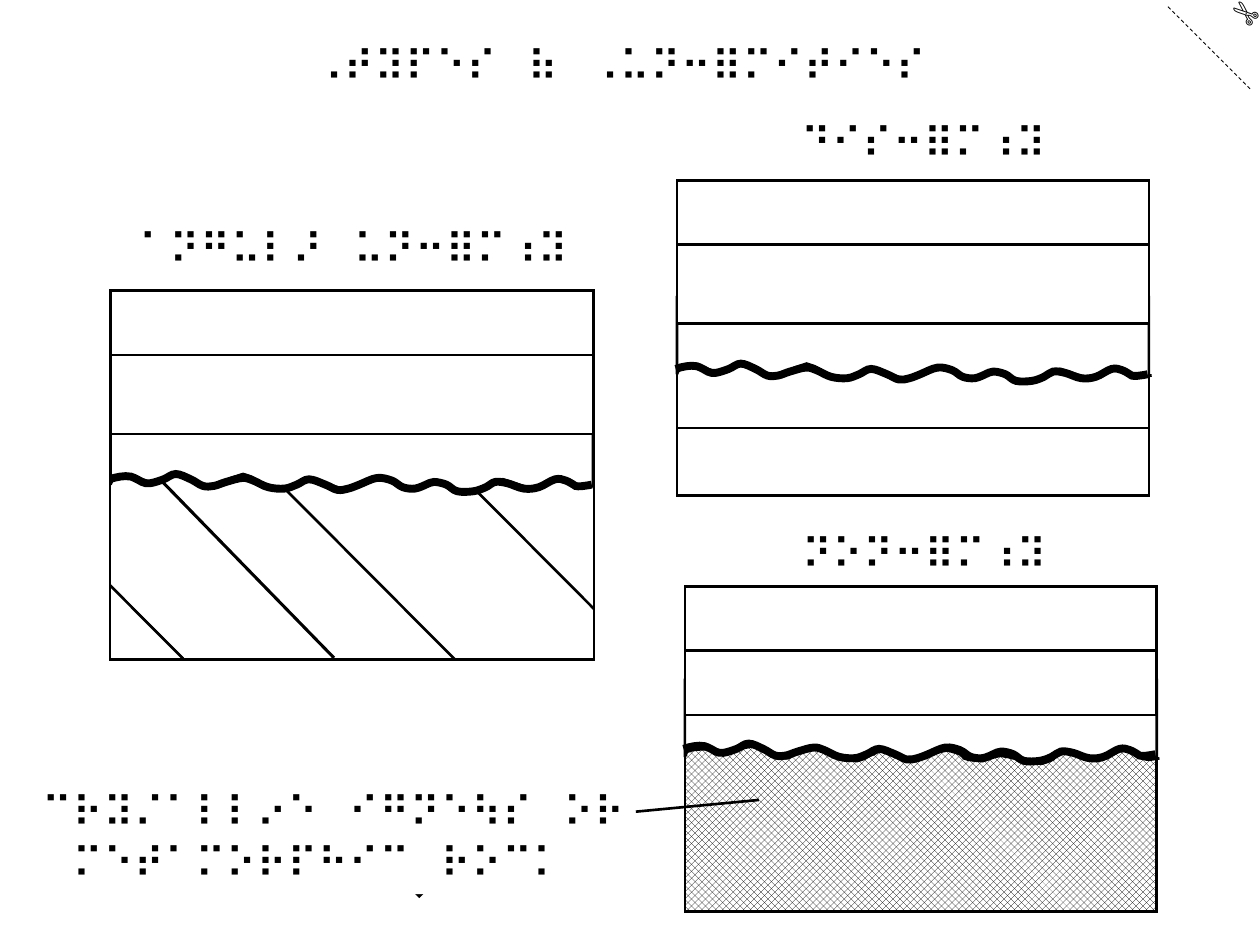
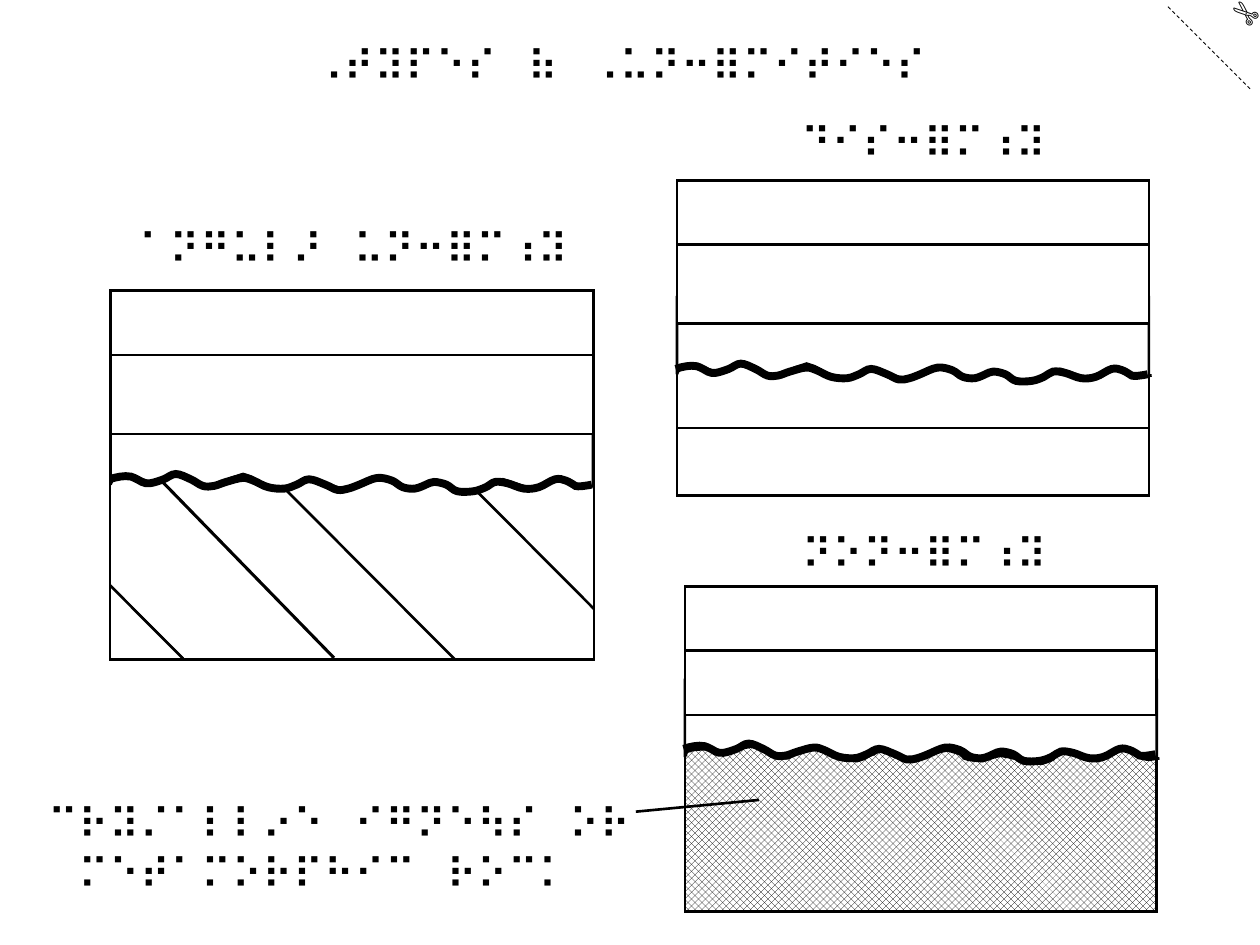
Before and after one commit to the-iagd/geological_tactile_image_repository, a slide deck: slide 2 of assets/tactile_image_files/0016-types_of_unconformities/0016-types_of_unconformities.pptx. Drawn at 1260x945 pixels with LibreOffice and Linux fonts; fonts in the diff are those of the drawing. Boxes give left, top, right and bottom in pixels: in the first picture for what was removed or moved away, otherwise in the second. Text is boxed around its words. In the diff, an @@ line names an element or a change of style, - is before the commit and + after.

```diff
--- a/assets/tactile_image_files/0016-types_of_unconformities/0016-types_of_unconformities.pptx
+++ b/assets/tactile_image_files/0016-types_of_unconformities/0016-types_of_unconformities.pptx
@@ text "⠉⠗⠽⠌⠁⠇⠇⠔⠑⠀⠊⠛⠝⠑⠳⠎⠀⠕⠗⠀⠍⠑⠞⠁⠍⠕⠗⠏⠓⠊⠉⠀⠗⠕⠉⠅": place and size @@
-text "⠉⠗⠽⠌⠁⠇⠇⠔⠑⠀⠊⠛⠝⠑⠳⠎⠀⠕⠗⠀⠍⠑⠞⠁⠍⠕⠗⠏⠓⠊⠉⠀⠗⠕⠉⠅" at [29, 780, 641, 895]
+text "⠉⠗⠽⠌⠁⠇⠇⠔⠑⠀⠊⠛⠝⠑⠳⠎⠀⠕⠗⠀⠍⠑⠞⠁⠍⠕⠗⠏⠓⠊⠉⠀⠗⠕⠉⠅" at [35, 791, 648, 906]
```
Also in this commit, not shown: 1 other slide changed, 9 other files.
